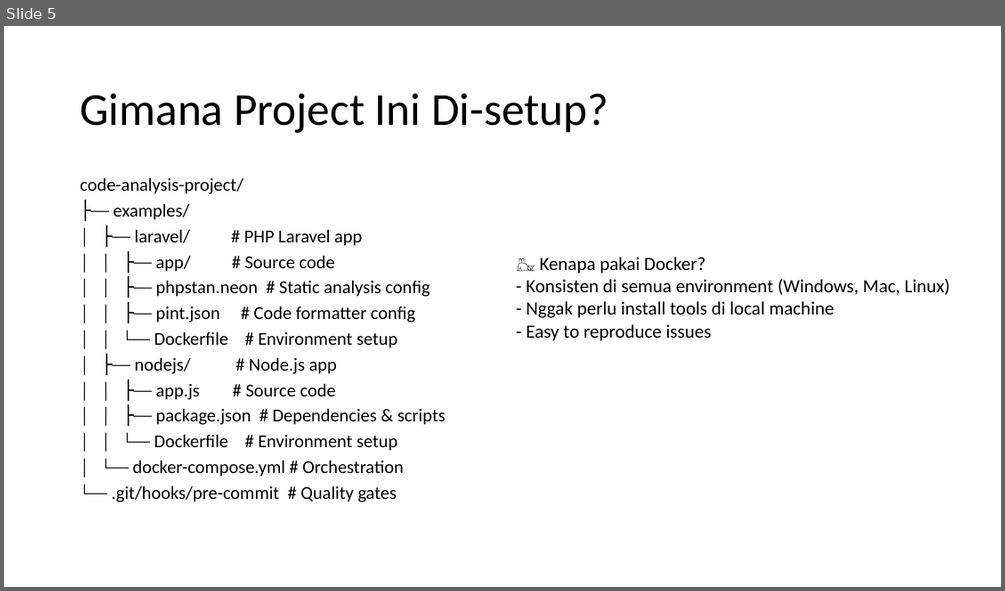
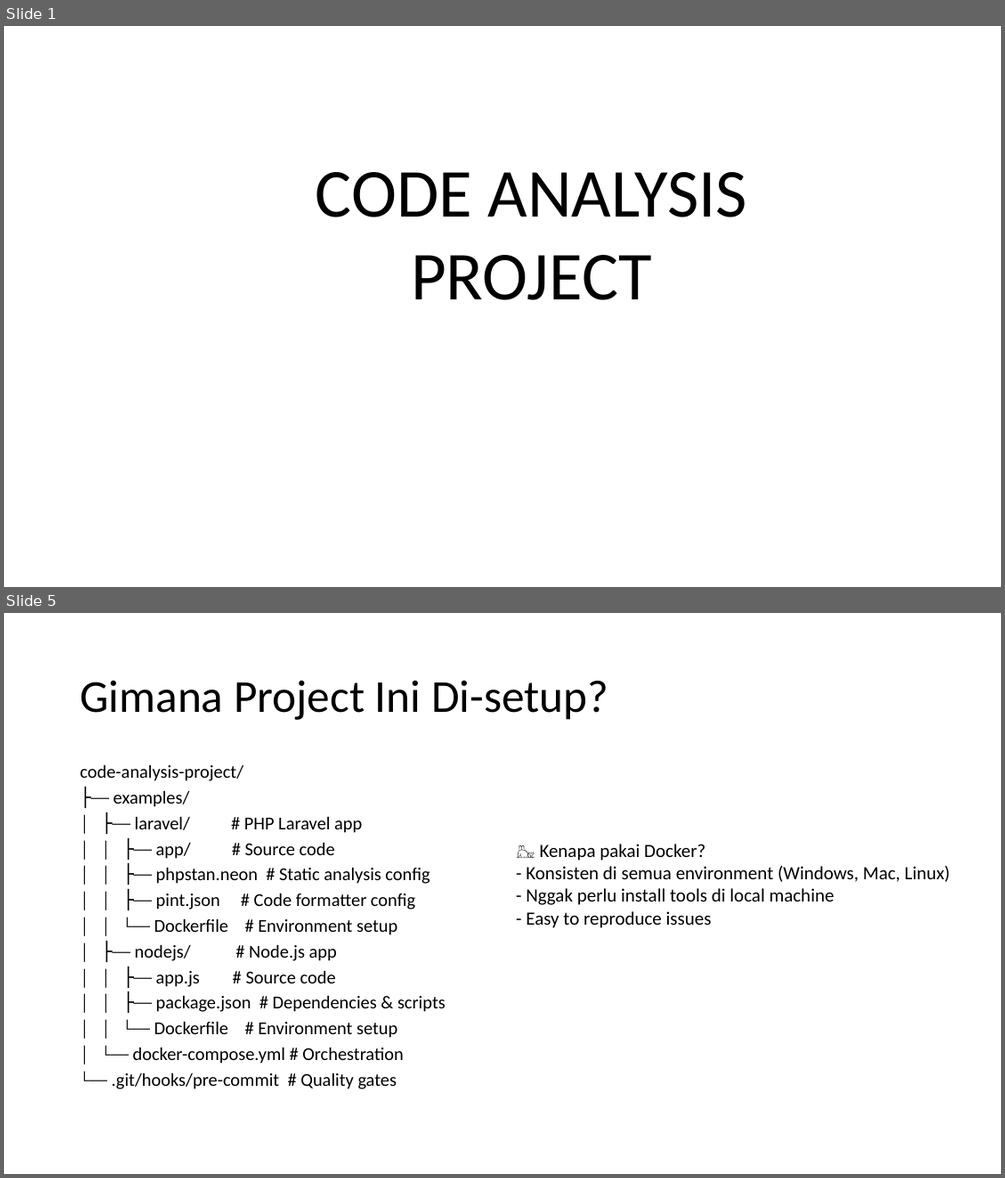
Before and after one commit to njulioiyoo/code-analysis-laravel-nodejs, a slide deck: slides/JNO - Sharing Session Code Analysis.pptx. Shown one above the other, each under a label of ours: slide 5 before the commit, slides 1 and 5 after it; the slides between them are not shown. The pictures are 1005x591 and 1005x1178 pixels, drawn with LibreOffice and Linux fonts; fonts in the diff are those of the drawing; background and template pictures are left out. Boxes give left, top, right and bottom in pixels: in the first picture for what was removed or moved away, otherwise in the second. Text is boxed around its words. In the diff, an @@ line names an element or a change of style, - is before the commit and + after.

```diff
--- a/slides/JNO - Sharing Session Code Analysis.pptx
+++ b/slides/JNO - Sharing Session Code Analysis.pptx
@@ slide 1 added at (4, 26, 1001, 587), background picture (left out) @@
@@ text added at (316, 172, 748, 300), 66 pt, text #000000 @@
+CODE ANALYSIS PROJECT
```
Also in this commit, not shown: 4 slides changed, 1 other slide added, 2 slides removed, 16 other files.
